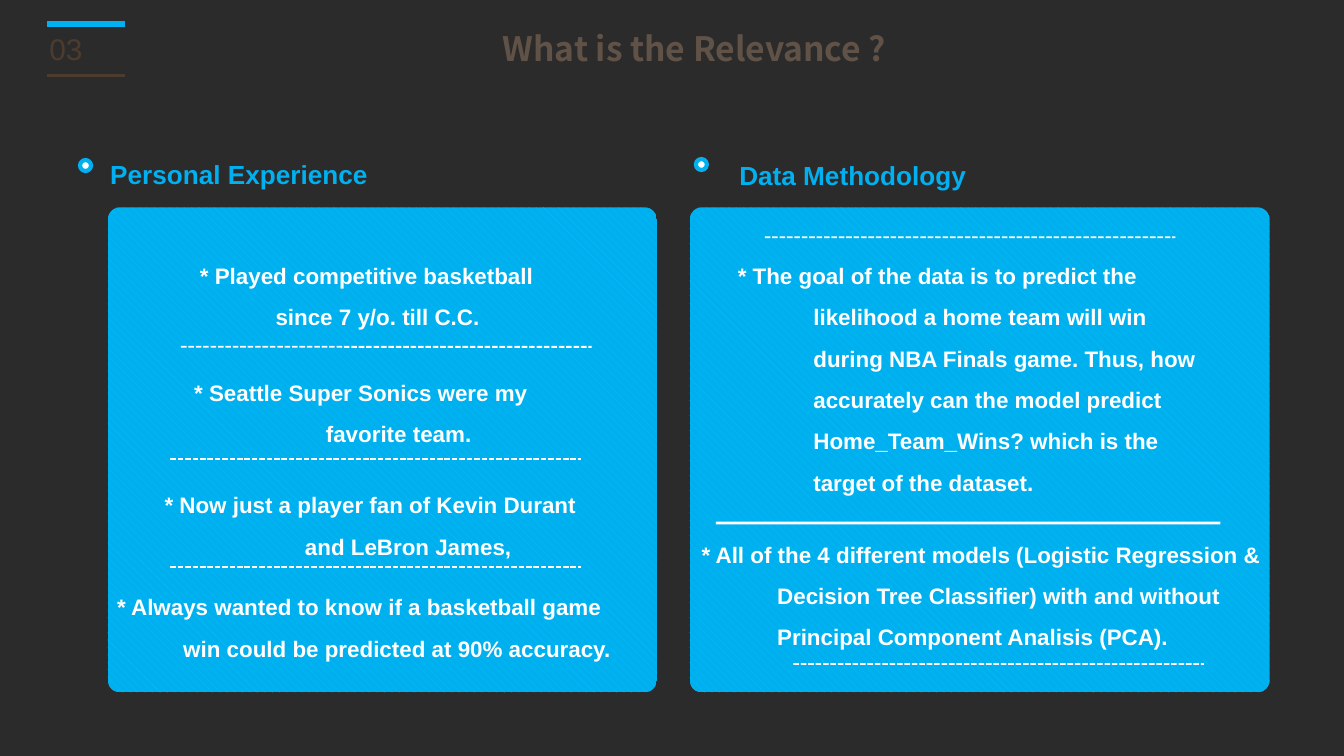
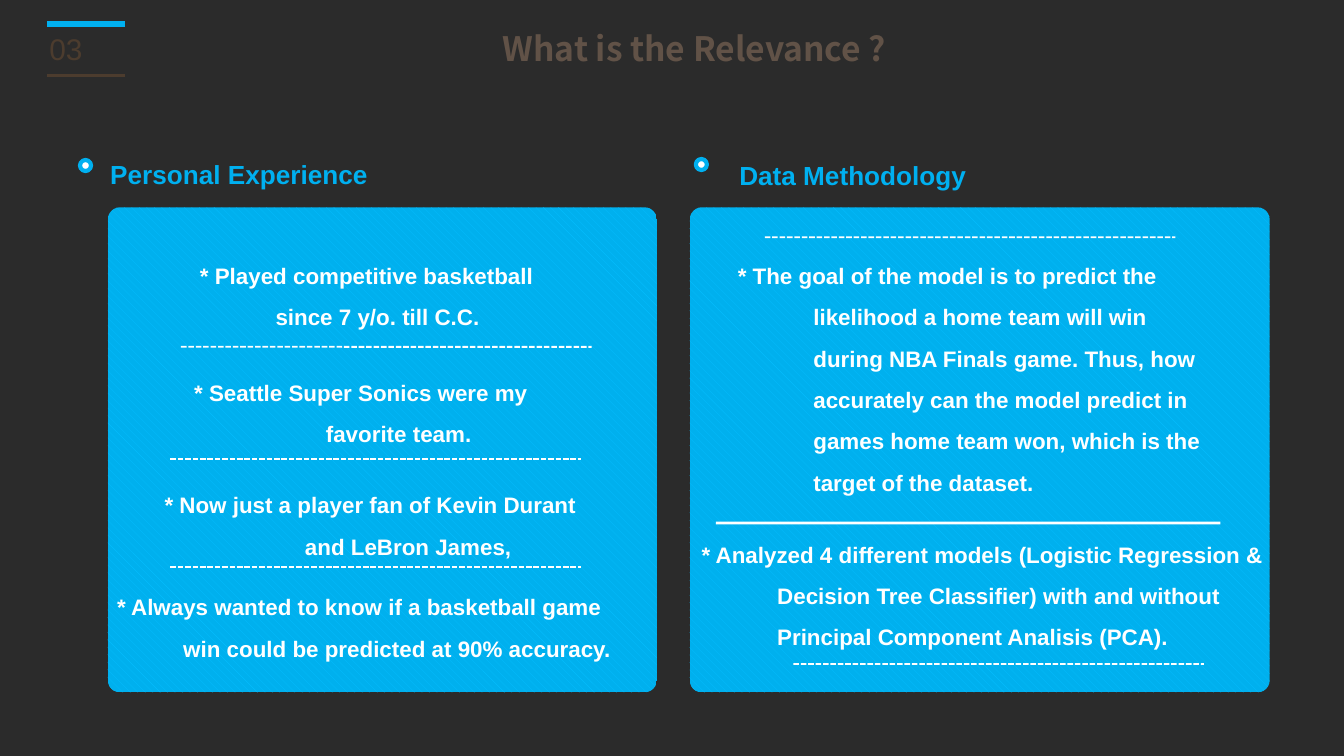
Before and after one commit to Jonny-T87/NBA-Trends, a slide deck: slide 8 of Analysis & Predictive Modeling of NBA Finals.pptx. Drawn at 1344x756 pixels with LibreOffice and Linux fonts; fonts in the diff are those of the drawing; background and template pictures are left out; a plain dark background stands for a picture behind light text. Boxes give left, top, right and bottom in pixels: in the first picture for what was removed or moved away, otherwise in the second. Text is boxed around its words. In the diff, an @@ line names an element or a change of style, - is before the commit and + after.

```diff
--- a/Analysis & Predictive Modeling of NBA Finals.pptx
+++ b/Analysis & Predictive Modeling of NBA Finals.pptx
@@ text at <box>753,267,1200,496</box>: text changed @@
-* The goal of the data is to predict the likelihood a home team will win during NBA Finals game. Thus, how accurately can the model predict Home_Team_Wins? which is the target of the dataset.
+* The goal of the model is to predict the likelihood a home team will win during NBA Finals game. Thus, how accurately can the model predict in games home team won, which is the target of the dataset.
@@ text at <box>716,546,1240,650</box>: text changed @@
-* All of the 4 different models (Logistic Regression & Decision Tree Classifier) with and without Principal Component Analisis (PCA).
+* Analyzed 4 different models (Logistic Regression & Decision Tree Classifier) with and without Principal Component Analisis (PCA).
```
Also in this commit, not shown: 6 other slides changed.
